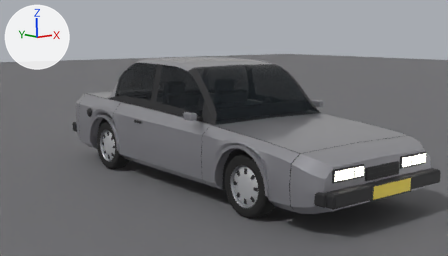
The Blender file assets/blender/tr_sedan.blend: old version first, new version second.
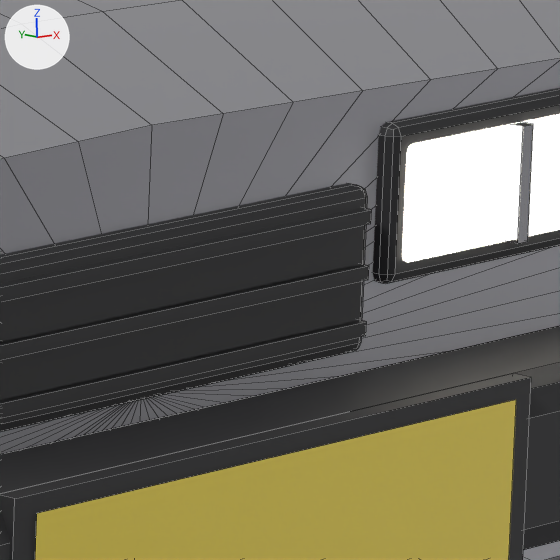
The first picture shows the older version from the file's camera 'Camera'. The close-ups show the older and then the newer version on the part from 83% to 92% of the width and 57% to 74% of the height of that picture. Only the edits that show in the close-ups are written down. Arrows for +X, +Y and +Z are at upper left; the lights stay in place. The close-ups show mesh edges as thin lines.

The scene before the commit, as lines of its bpy script (objects in view):
```python
me_grille = bpy.data.meshes.new('grille')
me_grille.from_pydata(...)  # a box spanning x -0.23..0.23, y -0.015..0.015, z -0.06..0.06
me_grille.materials.append(mat_trim)  # black #242427
me_grille_slat0 = bpy.data.meshes.new('grille_slat0')
me_grille_slat0.from_pydata(...)  # a box spanning x -0.22..0.22, y -0.006..0.006, z -0.005..0.005
me_grille_slat0.materials.append(mat_trim)  # black #242427
me_grille_slat1 = bpy.data.meshes.new('grille_slat1')
me_grille_slat1.from_pydata(...)  # a box spanning x -0.22..0.22, y -0.006..0.006, z -0.005..0.005
me_grille_slat1.materials.append(mat_trim)  # black #242427
ob_grille = bpy.data.objects.new('grille', me_grille)
ob_grille.parent = ob_trsedan
ob_grille.location = (0.0, -2.25, 0.491)
_m = ob_grille.modifiers.new('Bevel', 'BEVEL')
_m.width = 0.008
_m.width_pct = 0.008
_m.segments = 2
ob_grille_slat0 = bpy.data.objects.new('grille_slat0', me_grille_slat0)
ob_grille_slat0.parent = ob_trsedan
ob_grille_slat0.location = (0.0, -2.266, 0.451)
ob_grille_slat1 = bpy.data.objects.new('grille_slat1', me_grille_slat1)
ob_grille_slat1.parent = ob_trsedan
ob_grille_slat1.location = (0.0, -2.266, 0.491)
# also in view: 'grille_slat2' at (0.0, -2.27, 0.53); 'lamp_divider_L' at (0.4, -2.26, 0.53); 'plate_frame_front' at (0.0, -2.36, 0.36); 'lamp_bezel_L' at (0.45, -2.25, 0.53); 'nose' at (0.0, -2.12, 0.45)
```
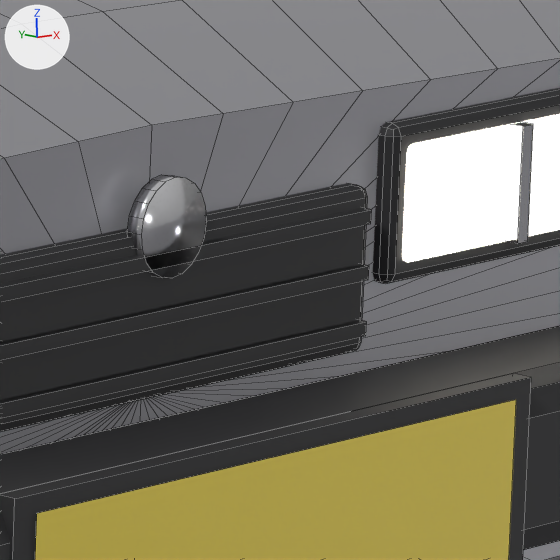
What differs and where, as boxes [x1, y1, x2, y2] in the close-ups (560 x 560 px):
'badge_front', added: after [127, 175, 206, 278]

Edits to the bpy script that builds the scene:
```text
Add me_badge_front:
    me_badge_front.from_pydata(...)  # a 20-sided cylinder along y spanning x -0.035..0.035, y -0.006..0.006, z -0.035..0.035
    me_badge_front.polygons.foreach_set('use_smooth', [True] * 22)
    me_badge_front.materials.append(mat_chrome)  # white #e7e7ea
Add ob_badge_front:
    ob_badge_front = bpy.data.objects.new('badge_front', me_badge_front)
    ob_badge_front.parent = ob_trsedan
    ob_badge_front.location = (0.0, -2.266, 0.552)
```
